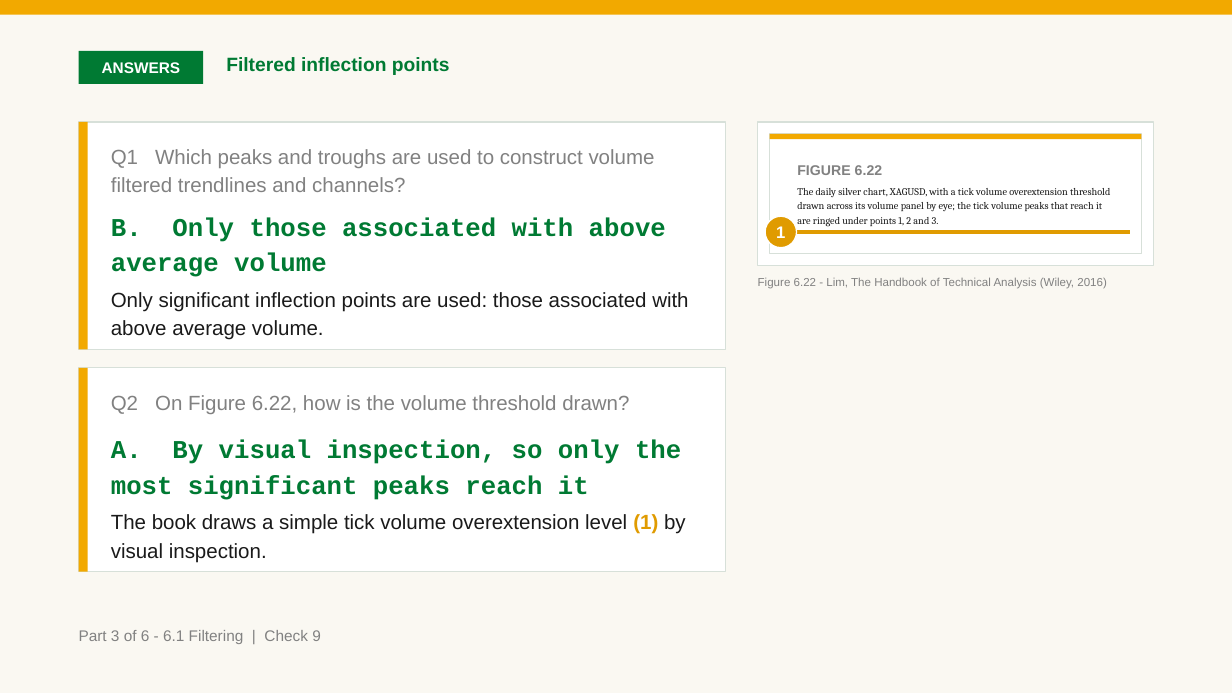
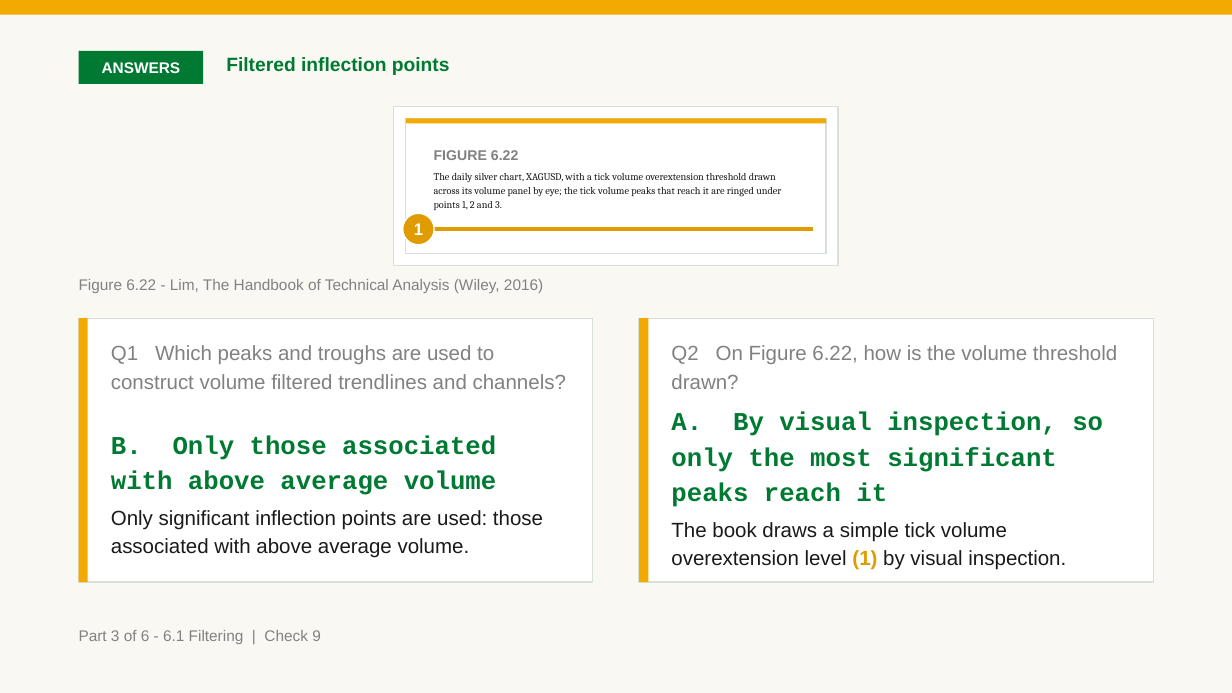
Before and after one commit to benjiesotelo-sudo/Telos_FIN1209, a slide deck: slide 95 of chapter-06/FIN1209-Chapter-06.pptx. Drawn at 1232x693 pixels with LibreOffice and Linux fonts; fonts in the diff are those of the drawing. Boxes give left, top, right and bottom in pixels: in the first picture for what was removed or moved away, otherwise in the second. Text is boxed around its words. In the diff, an @@ line names an element or a change of style, - is before the commit and + after.

Commit message:
deckkit: a check can carry its picture as a strip across the top; check 9 uses it at 17 point

```diff
--- a/chapter-06/FIN1209-Chapter-06.pptx
+++ b/chapter-06/FIN1209-Chapter-06.pptx
@@ rectangle resized from (x1=79, y1=122, x2=726, y2=349) to (x1=394, y1=106, x2=838, y2=265) @@
@@ rectangle resized from (x1=758, y1=122, x2=1153, y2=265) to (x1=406, y1=118, x2=826, y2=253) @@
@@ rectangle resized from (x1=770, y1=134, x2=1141, y2=140) to (x1=406, y1=118, x2=826, y2=124) @@
@@ text "FIGURE 6.22" rewrapped from (x1=797, y1=165, x2=1110, y2=226) to (x1=434, y1=150, x2=781, y2=210) @@
@@ rectangle removed at (x1=770, y1=134, x2=1141, y2=253) @@
@@ ellipse "1" moved from (x1=765, y1=216, x2=797, y2=248) to (x1=403, y1=213, x2=434, y2=245) @@
@@ line moved from (781, 232) - (1130, 232) to (419, 229) - (813, 229) @@
@@ text "Figure 6.22 - Lim, The ..." moved from (x1=758, y1=277, x2=1107, y2=289) to (x1=79, y1=279, x2=543, y2=293) @@
@@ text "Figure 6.22 - Lim, The ..." at (x1=79, y1=279, x2=543, y2=293): size 9 to 12 pt @@
@@ rectangle resized from (x1=79, y1=368, x2=88, y2=572) to (x1=79, y1=318, x2=88, y2=582) @@
@@ rectangle resized from (x1=79, y1=368, x2=726, y2=572) to (x1=79, y1=318, x2=593, y2=582) @@
@@ rectangle resized from (x1=79, y1=122, x2=88, y2=349) to (x1=640, y1=318, x2=649, y2=582) @@
@@ rectangle added at (x1=640, y1=318, x2=1154, y2=582), fill #FFFFFF, outline #D7E0D9 1 pt @@
@@ text "Q1 Which peaks and troughs ..." rewrapped from (x1=111, y1=149, x2=655, y2=192) to (x1=111, y1=345, x2=566, y2=389) @@
@@ text "Q2 On Figure 6.22, how ..." rewrapped from (x1=111, y1=395, x2=629, y2=414) to (x1=671, y1=345, x2=1117, y2=389) @@
@@ text "A. By visual inspection, so ..." rewrapped from (x1=111, y1=439, x2=686, y2=563) to (x1=671, y1=411, x2=1103, y2=570) @@
@@ text "B. Only those associated with ..." rewrapped from (x1=111, y1=217, x2=688, y2=340) to (x1=111, y1=435, x2=543, y2=558) @@
```
Also in this commit, not shown: 1 other slide changed, 2 other files.
